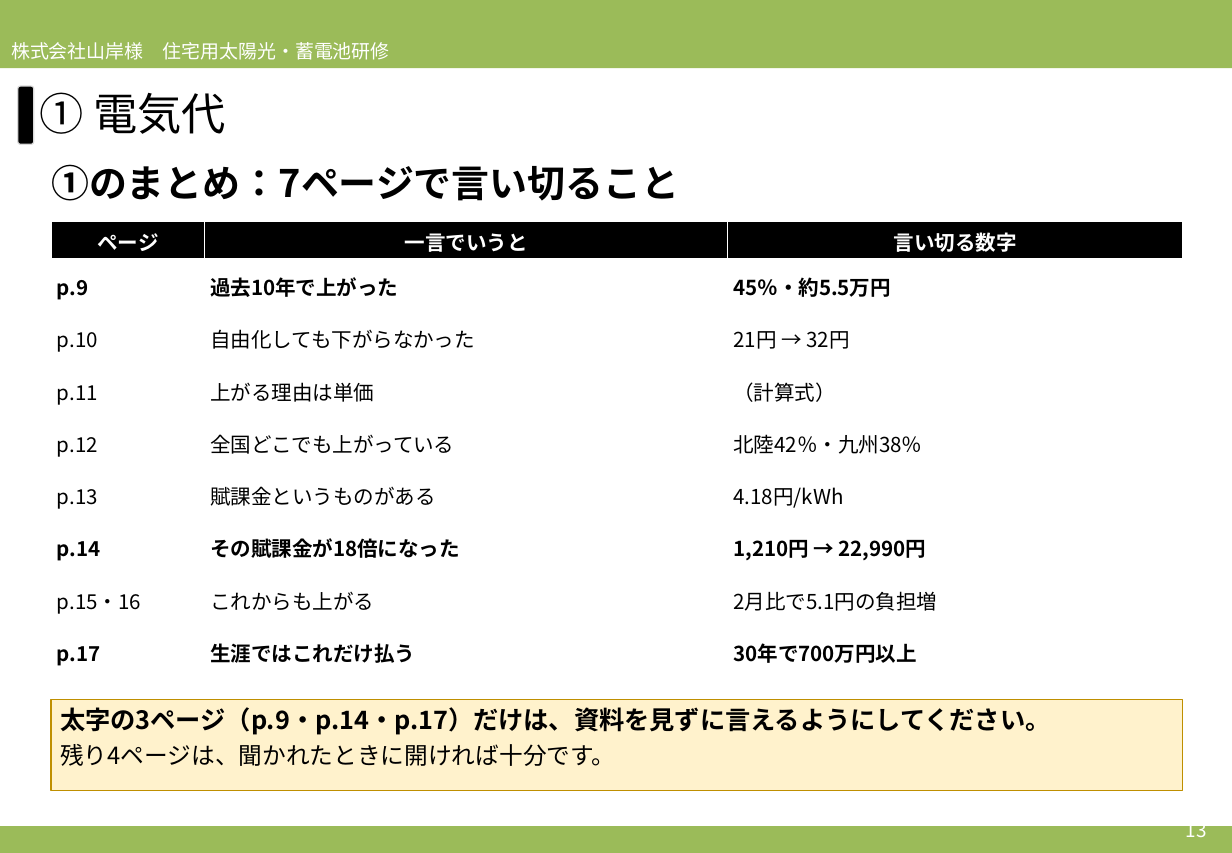
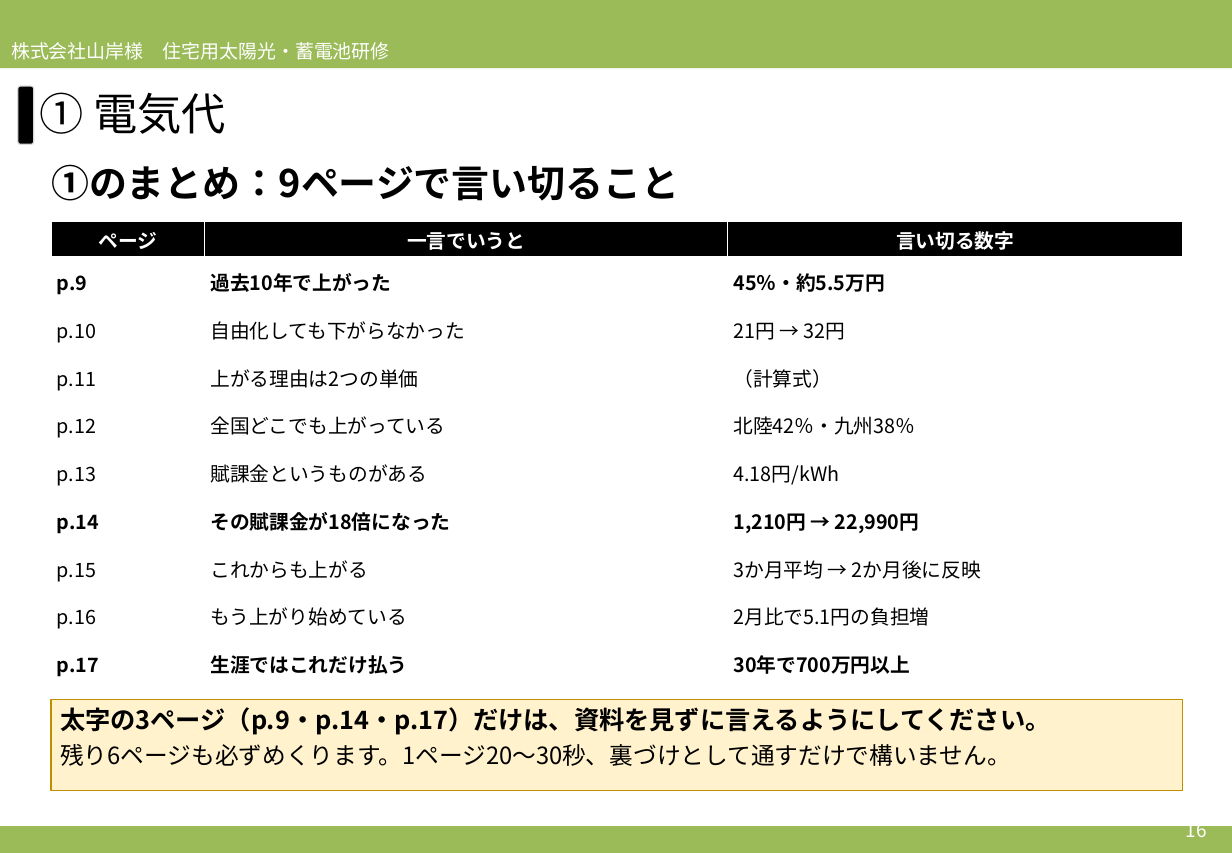
Before and after one commit to soshiro-iki-sys/-, a slide deck: slide 16 of slides/2026営業研修_必要性訴求パート_アプローチブックの伝え方.pptx (slide 13 before the commit). Drawn at 1232x853 pixels with LibreOffice and Linux fonts; fonts in the diff are those of the drawing. Boxes give left, top, right and bottom in pixels: in the first picture for what was removed or moved away, otherwise in the second. Text is boxed around its words. In the diff, an @@ line names an element or a change of style, - is before the commit and + after.

```diff
--- a/slides/2026営業研修_必要性訴求パート_アプローチブックの伝え方.pptx
+++ b/slides/2026営業研修_必要性訴求パート_アプローチブックの伝え方.pptx
@@ text at [51,164,679,201]: text changed @@
-①のまとめ：7ページで言い切ること
+①のまとめ：9ページで言い切ること
@@ table at [51,222,1183,688] @@
-row 4, column 2: 上がる理由は単価
+row 4, column 2: 上がる理由は2つの単価
-row 8: p.15・16 | これからも上がる | 2月比で5.1円の負担増
+row 8: p.15 | これからも上がる | 3か月平均 → 2か月後に反映
+row 9: p.16 | もう上がり始めている | 2月比で5.1円の負担増
@@ text in rectangle at [60,744,1011,766]: text changed @@
-残り4ページは、聞かれたときに開ければ十分です。
+残り6ページも必ずめくります。1ページ20〜30秒、裏づけとして通すだけで構いません。
@@ text at [1186,818,1207,837]: text changed @@
-13
+16
```
Also in this commit, not shown: 18 other slides changed, 3 slides added, 2 other files.
